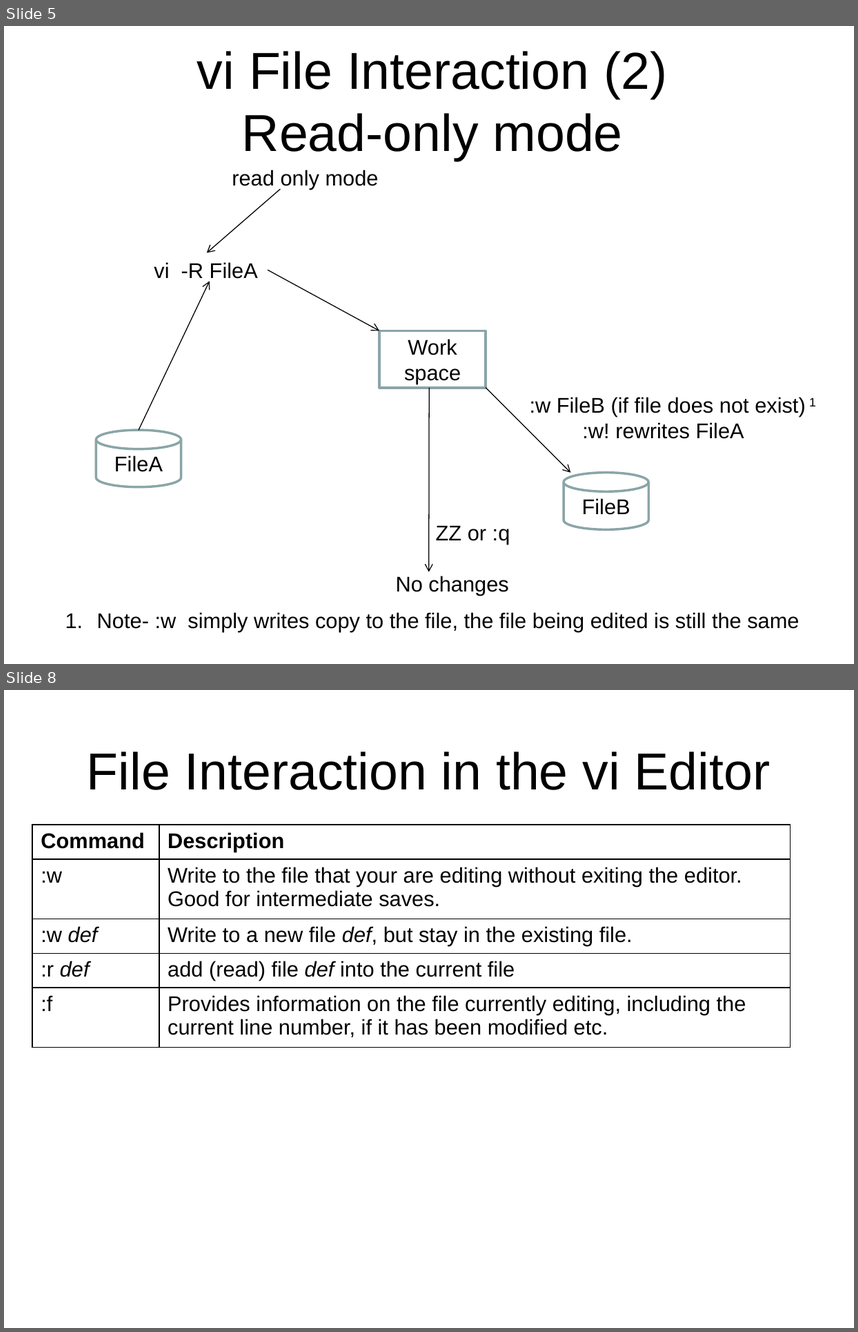
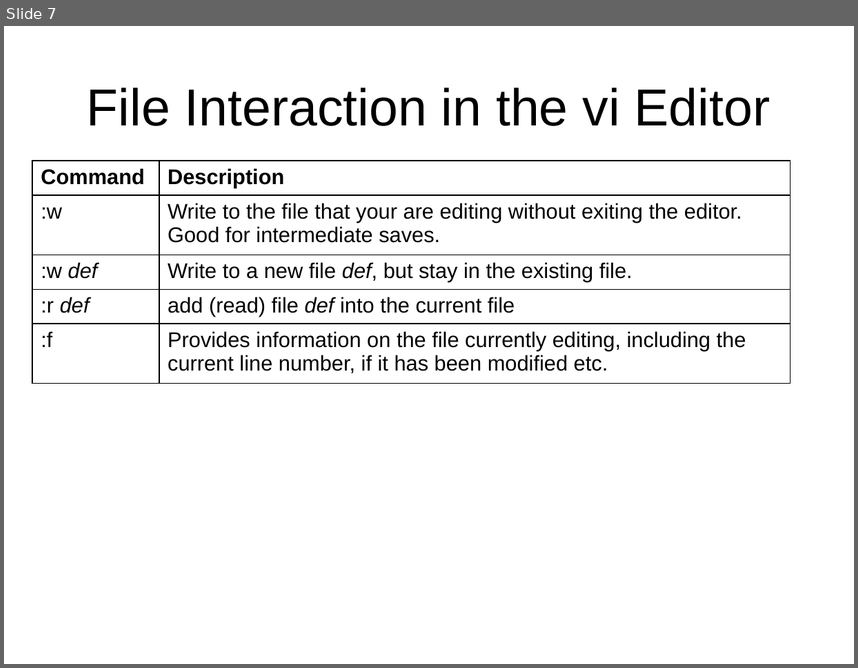
Before and after one commit to jb23lm87/OS-prednasky, a slide deck: LC UNIX/vi editor 1.pptx. Shown one above the other, each under a label of ours: slides 5 and 8 before the commit, slide 7 after it; the slides between them are not shown. The pictures are 858x1332 and 858x668 pixels, drawn with LibreOffice and Linux fonts; fonts in the diff are those of the drawing. Boxes give left, top, right and bottom in pixels: in the first picture for what was removed or moved away, otherwise in the second. Text is boxed around its words. In the diff, an @@ line names an element or a change of style, - is before the commit and + after.

```diff
--- a/LC UNIX/vi editor 1.pptx
+++ b/LC UNIX/vi editor 1.pptx
@@ slide 5 removed at [4, 26, 854, 664], background #FFFFFF @@
@@ title removed at [197, 51, 667, 161] @@
-vi File Interaction (2)
-Read-only mode
@@ text removed at [232, 170, 379, 190] @@
-read only mode
@@ arrow removed from (280, 190) to (207, 253) @@
@@ text removed at [154, 262, 258, 279] @@
-vi -R FileA
@@ arrow removed from (268, 270) to (380, 330) @@
@@ arrow removed from (139, 430) to (210, 281) @@
@@ rectangle removed at [380, 330, 486, 388] @@
-Work
-space
@@ arrow removed from (429, 388) to (429, 572) @@
@@ arrow removed from (486, 388) to (571, 472) @@
@@ text removed at [530, 397, 816, 439] @@
-:w FileB (if file does not exist) 1
-:w! rewrites FileA
@@ cylinder removed at [96, 430, 181, 487] @@
-FileA
@@ cylinder removed at [564, 472, 648, 529] @@
-FileB
@@ text removed at [396, 525, 510, 595] @@
-ZZ or :q
-No changes
@@ text removed at [97, 612, 799, 632] @@
-1. Note- :w simply writes copy to the file, the file being edited is still the same
@@ what was slide 8 is now slide 7 @@
```
Also in this commit, not shown: 14 slides changed, 1 slide added.
